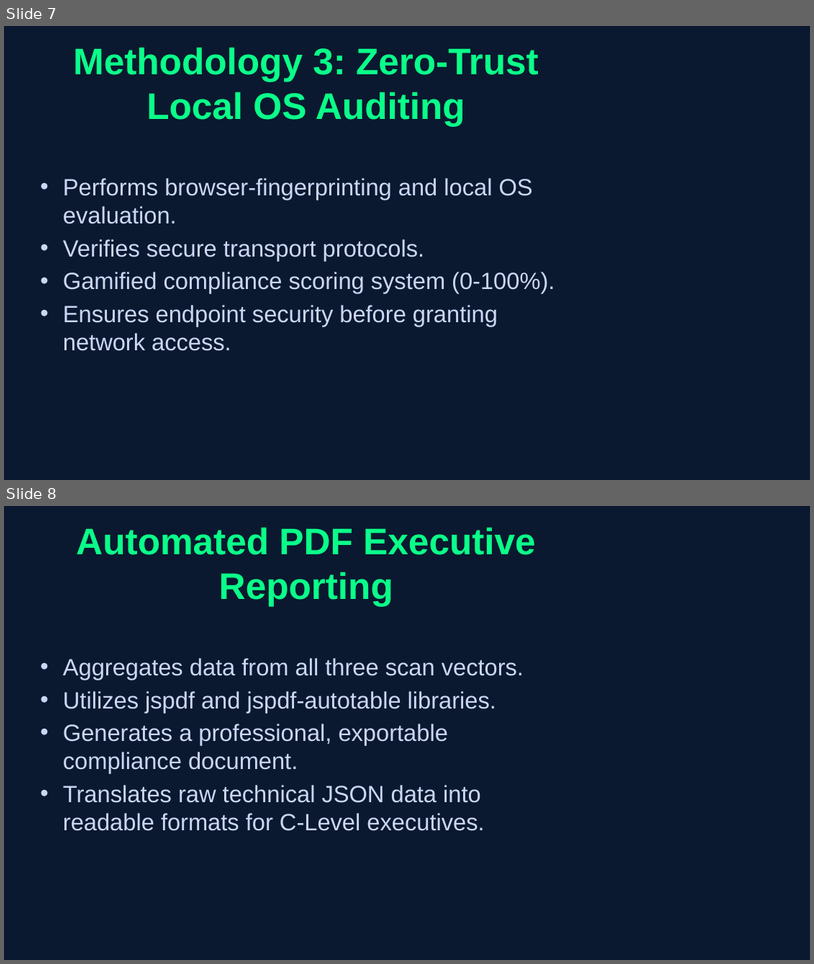
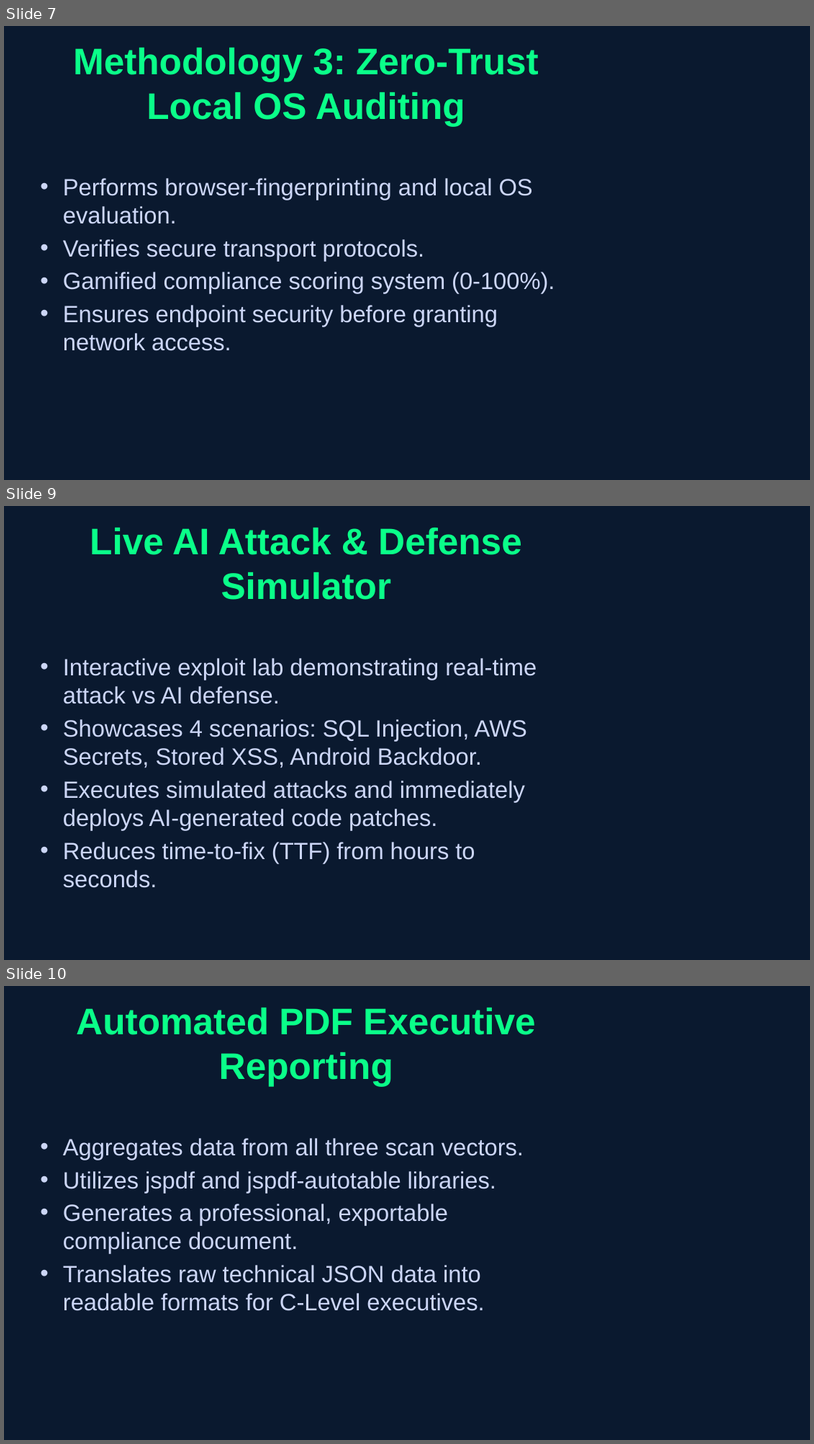
Before and after one commit to bernish12/vuln-shield, a slide deck: VulnShield_Spectra26.pptx. Shown one above the other, each under a label of ours: slides 7 and 8 before the commit, slides 7, 9 and 10 after it; the slides between them are not shown. The pictures are 814x964 and 814x1444 pixels, drawn with LibreOffice and Linux fonts; fonts in the diff are those of the drawing. Boxes give left, top, right and bottom in pixels: in the first picture for what was removed or moved away, otherwise in the second. Text is boxed around its words. In the diff, an @@ line names an element or a change of style, - is before the commit and + after.

Commit message:
Deploy: add VulnShield_Spectra26.pptx

```diff
--- a/VulnShield_Spectra26.pptx
+++ b/VulnShield_Spectra26.pptx
@@ slide 9 added at (x1=4, y1=506, x2=810, y2=960), background #0A192F @@
@@ title added at (x1=90, y1=527, x2=522, y2=600), 44 pt, text #0AFF89, bold @@
+Live AI Attack & Defense Simulator
@@ text added at (x1=63, y1=658, x2=537, y2=888), 28 pt, text #CCD6F6 @@
+• Interactive exploit lab demonstrating real-time attack vs AI defense.
+• Showcases 4 scenarios: SQL Injection, AWS Secrets, Stored XSS, Android Backdoor.
+• Executes simulated attacks and immediately deploys AI-generated code patches.
+• Reduces time-to-fix (TTF) from hours to seconds.
@@ what was slide 8 is now slide 10 @@
```
Also in this commit, not shown: 1 other slide added.
